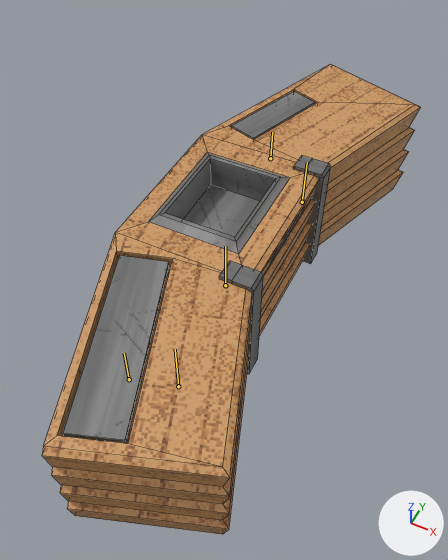
The Blender file Blender/B_CookingStation.blend, before and after one commit.
Before and after are seen from a camera (50 mm lens) standing at (3.25, -6.57, 8.35) and looking at (0.41, -0.88, 1.24). Lighting does not change. The marker at lower right points along +X, +Y and +Z. The first picture is the older version. Both versions are drawn at frame 1 of the action '!StaticPose'; the numbers are the values there. The bones that bend it are drawn over the model as lines. Mesh edges are drawn as thin lines.

Objects in the first picture: 'CookingStationMesh'.
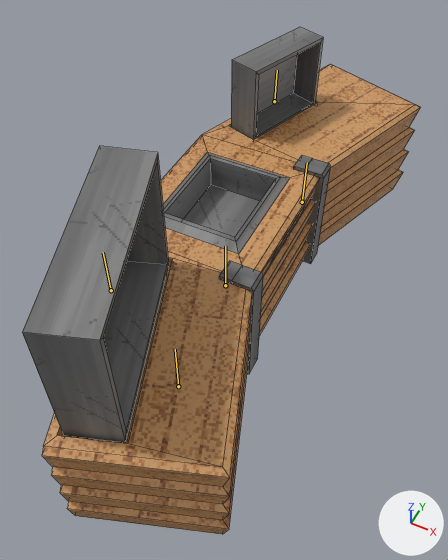
The change, as a diff of the scene's bpy script:
```diff
--- a/Blender/B_CookingStation.blend.py
+++ b/Blender/B_CookingStation.blend.py
@@ bone_shelf @@
 bone_shelf = bpy.data.objects['CookingStationRig'].pose.bones['Shelf']  # child of 'Left'
-bone_shelf.location = (0.0, 0.0, 0.0)
+bone_shelf.location = (0.0, 1.25, 0.0)
@@ bone_inventory @@
 bone_inventory = bpy.data.objects['CookingStationRig'].pose.bones['Inventory']  # child of 'Right'
-bone_inventory.location = (0.0, 0.0, 0.0)
+bone_inventory.location = (0.0, 1.89, 0.0)
```

What differs and where, as boxes [x1, y1, x2, y2] in the pictures (448 x 560 px):
'CookingStationMesh', posed (8% taller)
    before: [42, 64, 421, 534]
    after: [22, 27, 421, 534]
bone 'Shelf', root to tip
    before: (270, 158) to (272, 132)
    after: (274, 101) to (277, 70)
bone 'Inventory', root to tip
    before: (129, 379) to (124, 353)
    after: (111, 290) to (103, 252)
